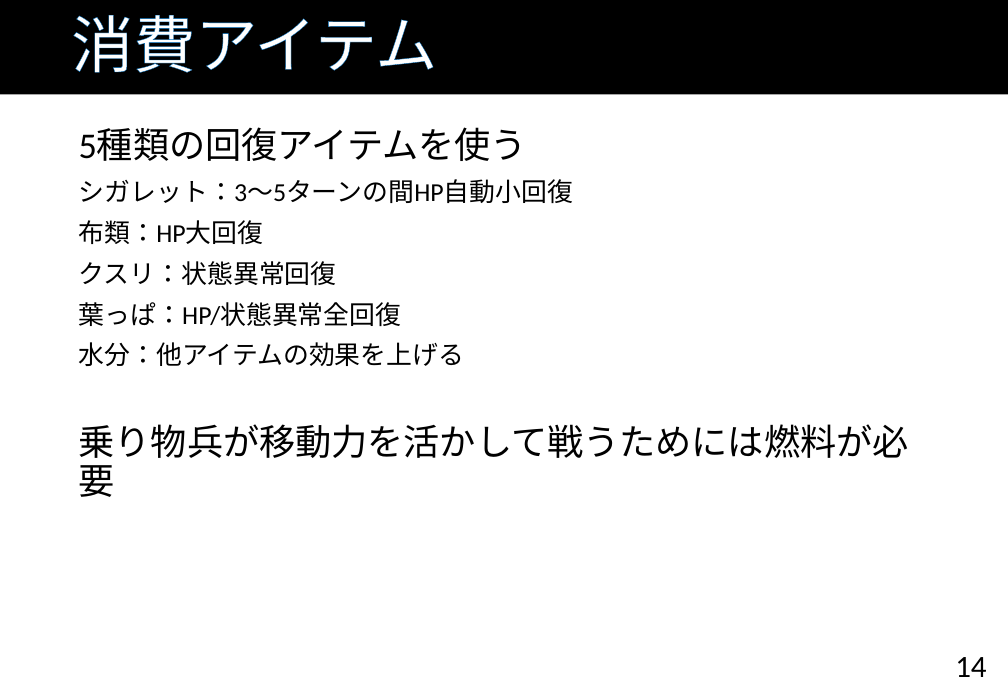
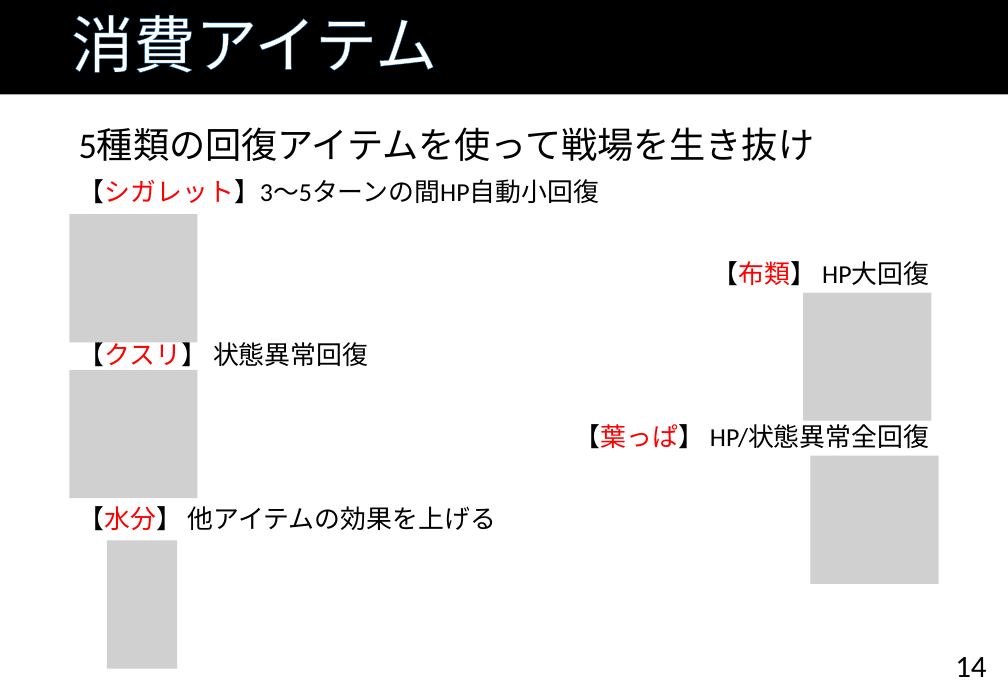
Before and after one commit to TaigaMizunuma/FreewheelExciter, a slide deck: slide 14 of Godlibrary/powerpoint/FE_proposal_ver0.5.pptx. Drawn at 1008x698 pixels with LibreOffice and Linux fonts; fonts in the diff are those of the drawing; grey boxes stand for pictures; background and template pictures are left out. Boxes give left, top, right and bottom in pixels: in the first picture for what was removed or moved away, otherwise in the second. Text is boxed around its words. In the diff, an @@ line names an element or a change of style, - is before the commit and + after.

```diff
--- a/Godlibrary/powerpoint/FE_proposal_ver0.5.pptx
+++ b/Godlibrary/powerpoint/FE_proposal_ver0.5.pptx
@@ text at [79,128,929,531]: text changed @@
-5種類の回復アイテムを使う
-シガレット：3～5ターンの間HP自動小回復
-布類：HP大回復
-クスリ：状態異常回復
-葉っぱ：HP/状態異常全回復
-水分：他アイテムの効果を上げる
-乗り物兵が移動力を活かして戦うためには燃料が必要
+5種類の回復アイテムを使って戦場を生き抜け
+【シガレット】3～5ターンの間HP自動小回復
+【布類】 HP大回復
+【クスリ】 状態異常回復
+【葉っぱ】 HP/状態異常全回復
+【水分】 他アイテムの効果を上げる
@@ picture added at [69,214,197,343] @@
@@ picture added at [803,292,932,421] @@
@@ picture added at [69,370,197,499] @@
@@ picture added at [811,456,939,585] @@
@@ picture added at [107,541,178,669] @@
```
Also in this commit, not shown: 14 other slides changed, 1 slide added, 5 other files.
